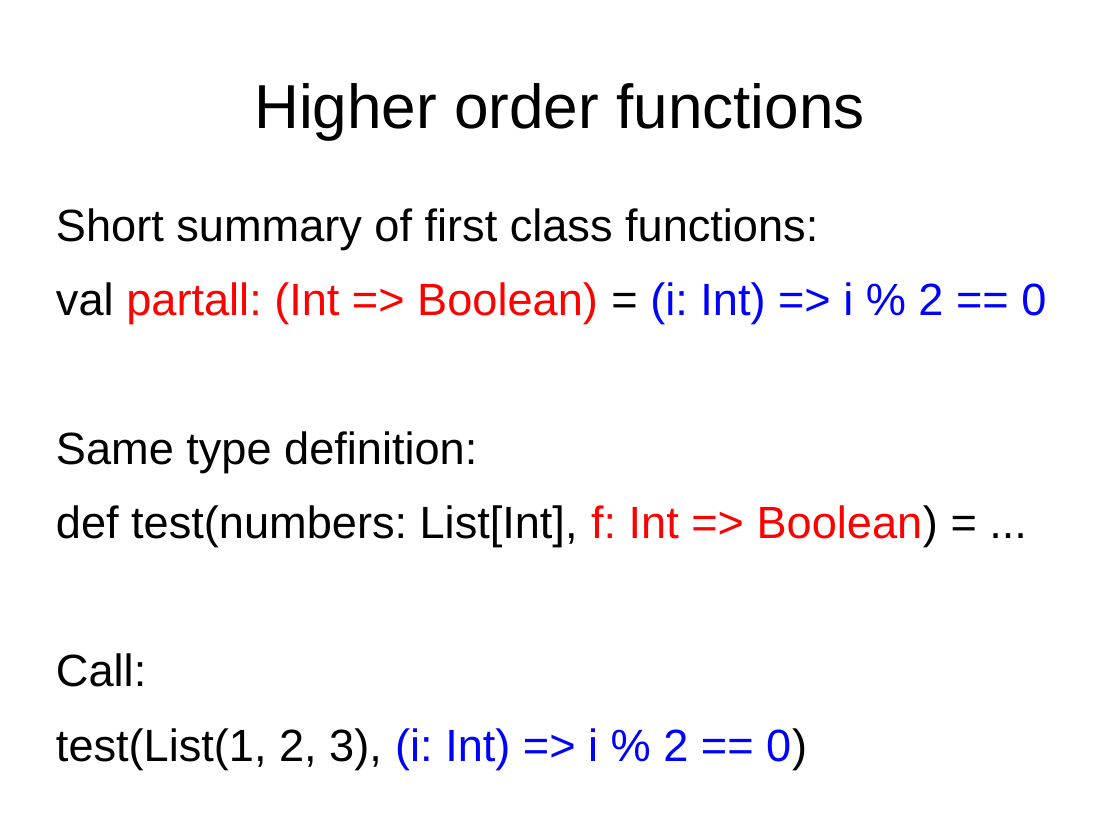
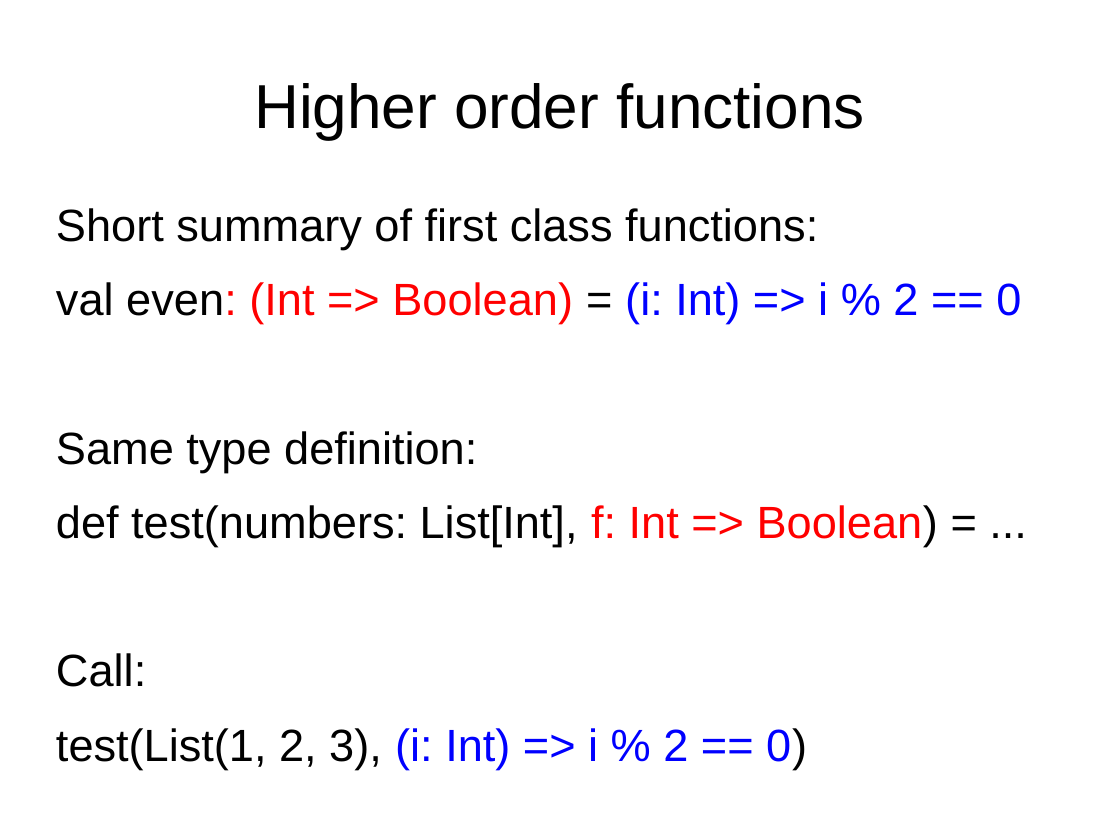
Before and after one commit to javaBin/scala-training-slides, a slide deck: slide 3 of 2.2 - higherorderfunctions.odp. Drawn at 1120x840 pixels with LibreOffice and Linux fonts; fonts in the diff are those of the drawing; background and template pictures are left out. Boxes give left, top, right and bottom in pixels: in the first picture for what was removed or moved away, otherwise in the second. Text is boxed around its words. In the diff, an @@ line names an element or a change of style, - is before the commit and + after.

```diff
--- a/2.2 - higherorderfunctions.odp
+++ b/2.2 - higherorderfunctions.odp
@@ text at (56,282,1021,324): text changed @@
-val partall: (Int => Boolean) = (i: Int) => i % 2 == 0
+val even: (Int => Boolean) = (i: Int) => i % 2 == 0
```
Also in this commit, not shown: 11 other files.
